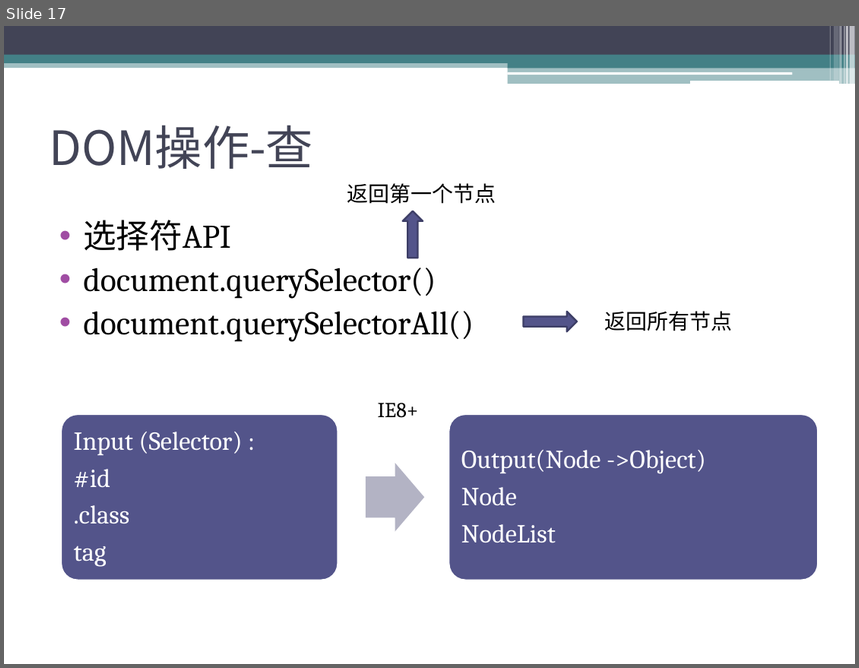
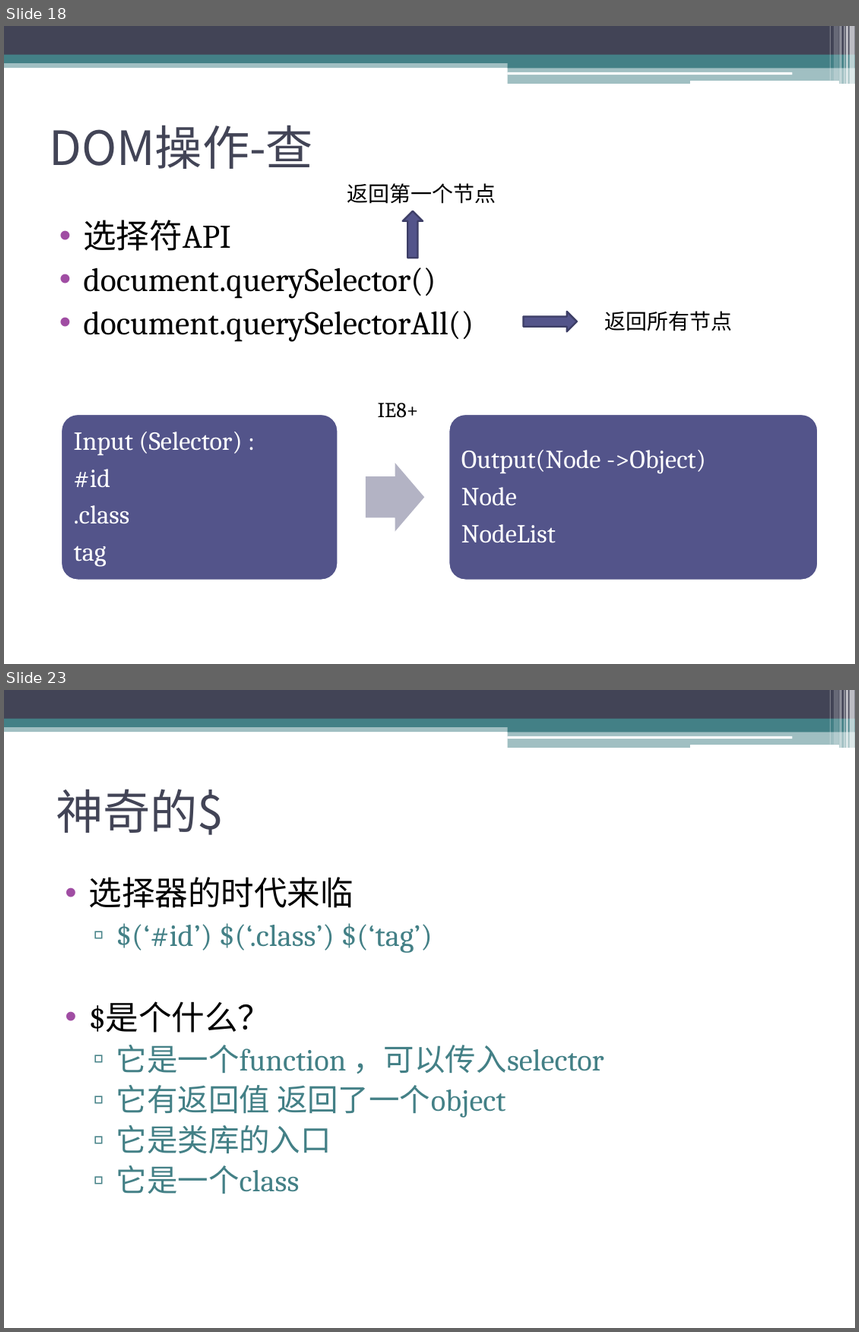
Before and after one commit to sophiazzw/Front_Library, a slide deck: manipulation.pptx. Shown one above the other, each under a label of ours: slide 17 before the commit, slides 18 and 23 after it; the slides between them are not shown. The pictures are 859x668 and 859x1332 pixels, drawn with LibreOffice and Linux fonts; fonts in the diff are those of the drawing. Boxes give left, top, right and bottom in pixels: in the first picture for what was removed or moved away, otherwise in the second. Text is boxed around its words. In the diff, an @@ line names an element or a change of style, - is before the commit and + after.

```diff
--- a/manipulation.pptx
+++ b/manipulation.pptx
@@ slide 23 added at [4,690,855,1328], background #FFFFFF; not listed: 13 template elements that a slide beside it also shows @@
@@ title added at [56,789,224,835], 40 pt, text #424456 @@
+神奇的$
@@ text added at [89,877,604,1194], 26 pt, text #438086 @@
+• 选择器的时代来临
+  ▫ $(‘#id’) $(‘.class’) $(‘tag’)
+• $是个什么？
+  ▫ 它是一个function ，可以传入selector
+  ▫ 它有返回值 返回了一个object
+  ▫ 它是类库的入口
+  ▫ 它是一个class
@@ what was slide 17 is now slide 18 @@
```
Also in this commit, not shown: 5 slides changed, 7 other slides added, 4 other files.
